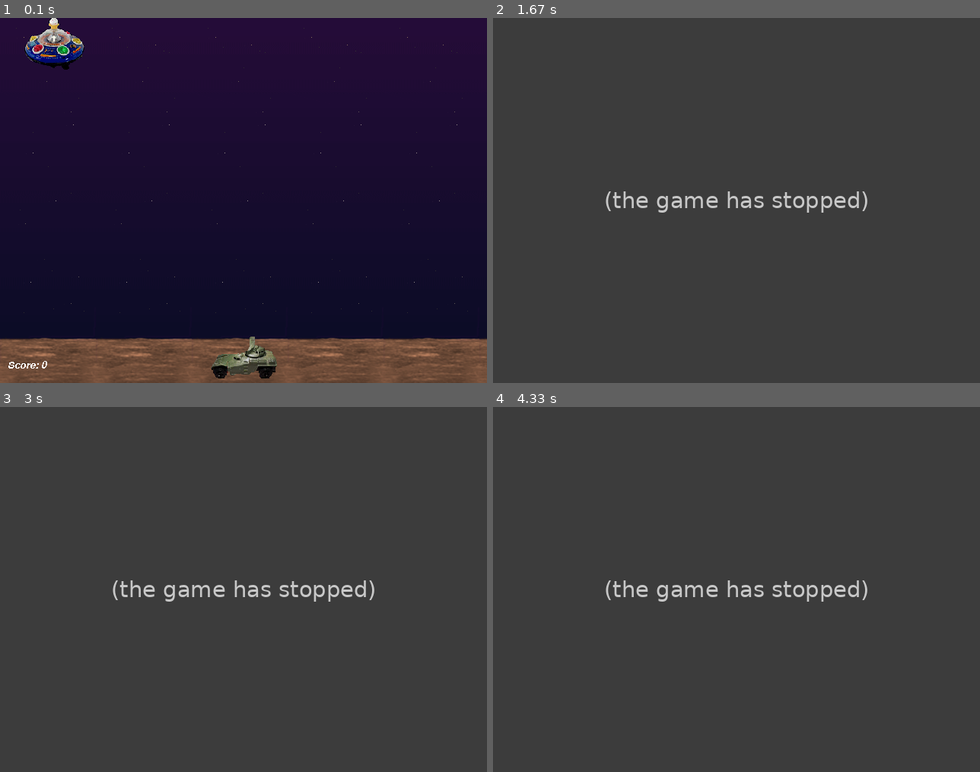
Above: before the commit, frames 1-4 (two rows, left to right).
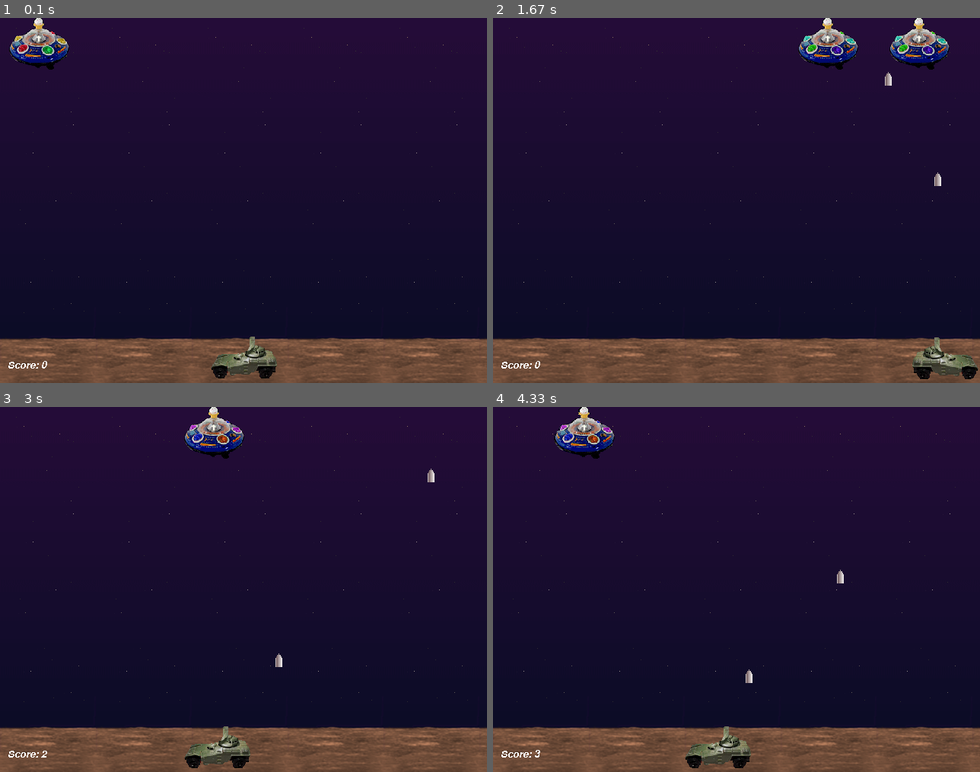
Above: after the commit, the same moments.

Repository: benzitohhh/pygame-examples
Game: pygame game, started from aliens.py
Same seed, same stepped clock (60 frames per second), same inputs: the game is played once before the commit and once after it.
Inputs (mouse positions are in pixels of both pictures, inside the frame that each line leads up to):
- Up to frame 1 (0.1 s): no input
- Up to frame 2 (1.67 s): hold Esc 0.33-0.8 s; hold Right 0.33-0.8 s; hold Right 0.83-1.3 s; tap Space at 0.9, 1.2 s; click (892, 189) at 1.38 s
- Up to frame 3 (3 s): hold Right 1.67-2.13 s; tap Space at 1.73, 2.03, 2.23, 2.53, 2.8 s; hold Left 2.17-2.7 s; hold Left from 2.73 s (still down)
- Up to frame 4 (4.33 s): tap Space at 3.1, 3.23, 3.53, 3.9, 4.2 s; release Left at 3.13 s; hold Right 3.17-3.8 s; hold Left 3.83-4.3 s

The runs differ from the first frame. In frame 1, 1.3% of the frame differs, in the area x 1-18%, y 0-15%; in frame 2, 100%; in frame 3, 100%, in the area x 0-100%, y 0-100%; in frame 4, 100%.
Before the commit the program exited at 0.35 s; later frames show no game.

Commit message:
add more notes on aliens

Diff:
--- a/aliens.py
+++ b/aliens.py
@@ -10,9 +10,12 @@
 if not pygame.image.get_extended():
     raise SystemExit("Sorry, extended image module required")
 
+#No sound please
+pygame.mixer = None
+
 #game constants
-MAX_SHOTS      = 2      #most player bullets onscreen
-ALIEN_ODDS     = 22     #chances a new alien appears
+MAX_SHOTS      = 3      #most player bullets onscreen
+ALIEN_ODDS     = 30   #chances a new alien appears
 BOMB_ODDS      = 60    #chances a new bomb will drop
 ALIEN_RELOAD   = 12     #frames between new aliens
 SCREENRECT     = Rect(0, 0, 640, 480)
@@ -89,7 +92,7 @@
 
 
 class Alien(pygame.sprite.Sprite):
-    speed = 8
+    speed = 3
     animcycle = 12
     images = []
     def __init__(self):
@@ -214,10 +217,10 @@
     #load the sound effects
     boom_sound = load_sound('boom.wav')
     shoot_sound = load_sound('car_door.wav')
-    # if pygame.mixer:
-    #     music = os.path.join(main_dir, 'data', 'house_lo.wav')
-    #     pygame.mixer.music.load(music)
-    #     pygame.mixer.music.play(-1)
+    if pygame.mixer:
+        music = os.path.join(main_dir, 'data', 'house_lo.wav')
+        pygame.mixer.music.load(music)
+        pygame.mixer.music.play(-1)
 
     # Initialize Game Groups
     aliens = pygame.sprite.Group()
@@ -246,7 +249,6 @@
     Alien() #note, this 'lives' because it goes into a sprite group
     if pygame.font:
         all.add(Score())
-
 
     while player.alive():
 
@@ -284,19 +286,19 @@
             Bomb(lastalien.sprite)
 
         # Detect collisions
-        for alien in pygame.sprite.spritecollide(player, aliens, 1):
+        for alien in pygame.sprite.spritecollide(player, aliens, dokill=1):
             boom_sound.play()
             Explosion(alien)
             Explosion(player)
             SCORE = SCORE + 1
             player.kill()
 
-        for alien in pygame.sprite.groupcollide(shots, aliens, 1, 1).keys():
+        for alien in pygame.sprite.groupcollide(shots, aliens, dokilla=1, dokillb=1).keys():
             boom_sound.play()
             Explosion(alien)
             SCORE = SCORE + 1
 
-        for bomb in pygame.sprite.spritecollide(player, bombs, 1):
+        for bomb in pygame.sprite.spritecollide(player, bombs, dokill=1):
             boom_sound.play()
             Explosion(player)
             Explosion(bomb)
@@ -319,4 +321,4 @@
 #call the "main" function if running this script
 if __name__ == '__main__': main()
 
-#main()
+main()
